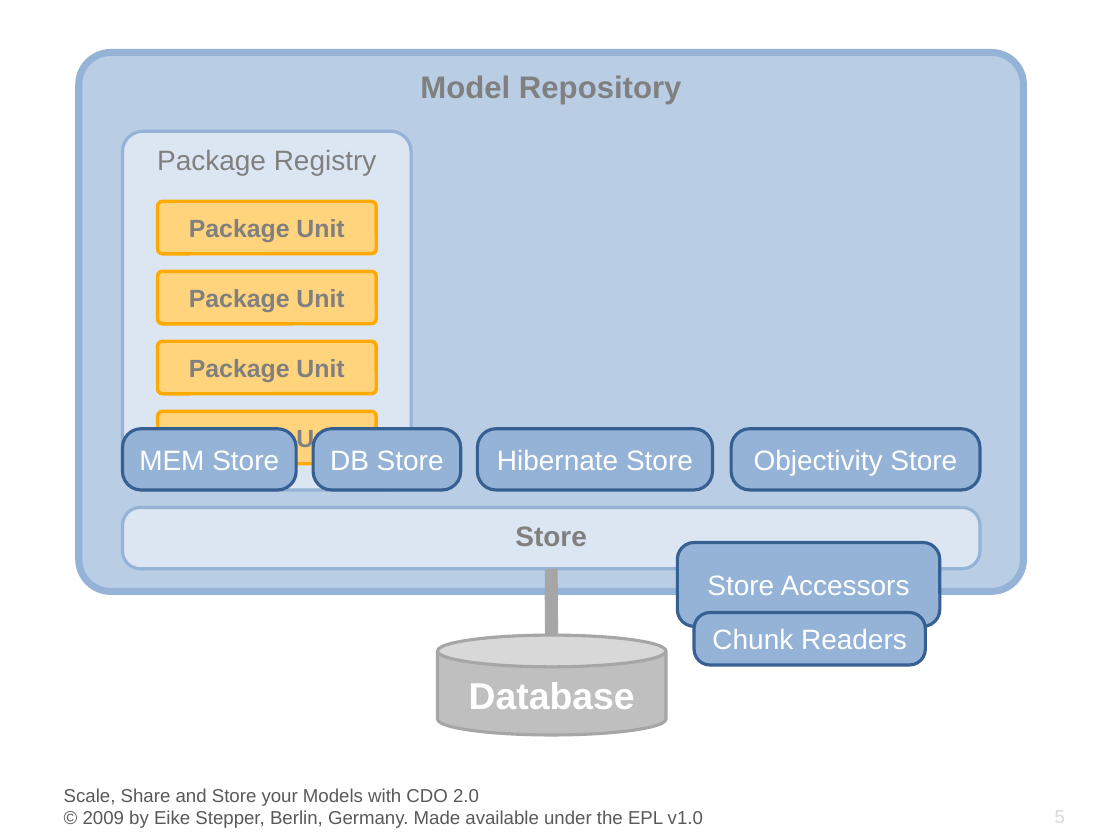
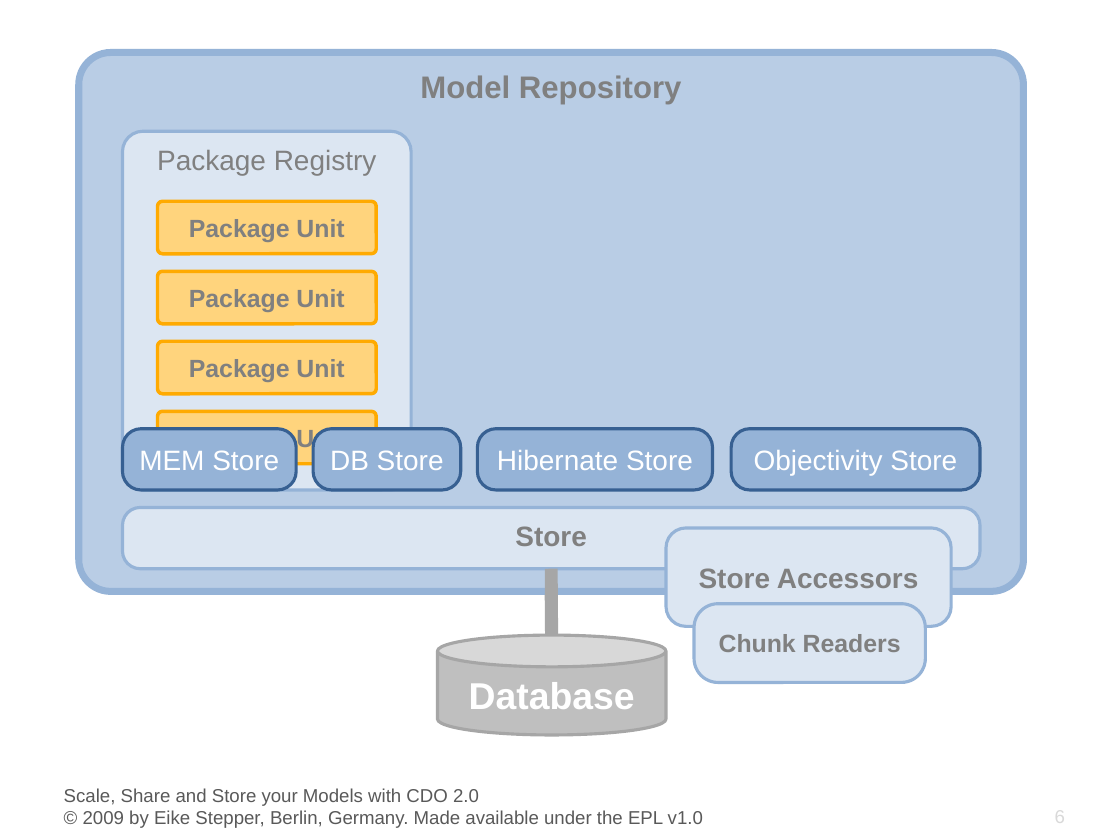
Before and after one commit to eclipse-cdo/cdo.www, a slide deck: slide 6 of documentation/presentations/EclipseCon_2009/CDO_EclipseCon_2009.pptx (slide 5 before the commit). Drawn at 1120x840 pixels with LibreOffice and Linux fonts; fonts in the diff are those of the drawing; background and template pictures are left out. Boxes give left, top, right and bottom in pixels: in the first picture for what was removed or moved away, otherwise in the second. Text is boxed around its words. In the diff, an @@ line names an element or a change of style, - is before the commit and + after.

```diff
--- a/documentation/presentations/EclipseCon_2009/CDO_EclipseCon_2009.pptx
+++ b/documentation/presentations/EclipseCon_2009/CDO_EclipseCon_2009.pptx
@@ rounded rectangle "Store Accessors": place and size @@
-rounded rectangle "Store Accessors" at [678, 542, 940, 626]
+rounded rectangle "Store Accessors" at [666, 528, 952, 626]
@@ rounded rectangle "Store Accessors" at [666, 528, 952, 626]: text colour #FFFFFF to #808080, bold on; fill #95B3D7 to #DCE6F2; outline #376092 2 pt to #95B3D7 2 pt @@
@@ rounded rectangle "Chunk Readers": place and size @@
-rounded rectangle "Chunk Readers" at [694, 613, 926, 665]
+rounded rectangle "Chunk Readers" at [694, 604, 926, 682]
@@ rounded rectangle "Chunk Readers" at [694, 604, 926, 682]: size 18 to 16 pt, text colour #FFFFFF to #808080, bold on; fill #95B3D7 to #DCE6F2; outline #376092 2 pt to #95B3D7 2 pt @@
```
Also in this commit, not shown: 8 other slides changed, 8 slides added.
